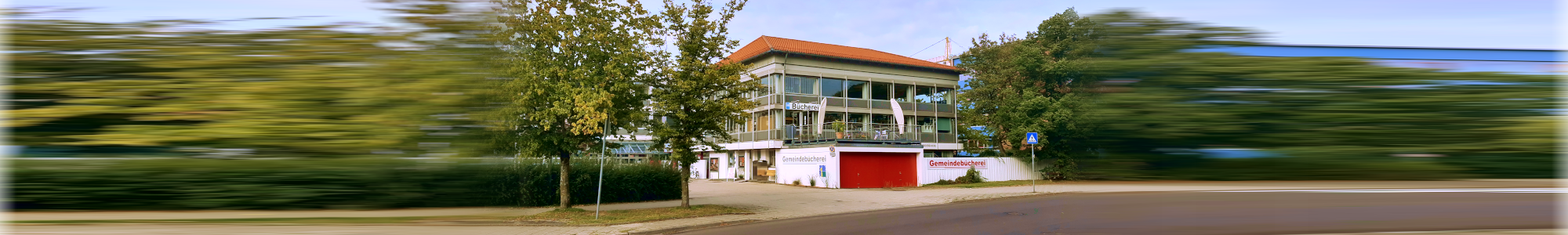
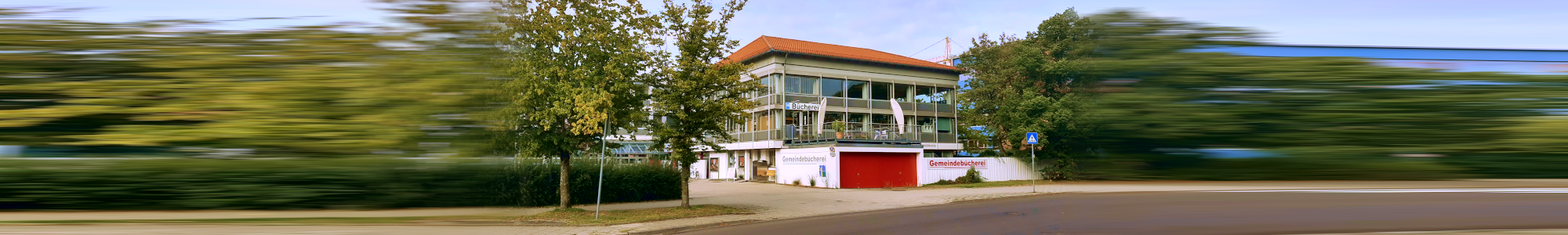
Layers edited between the first and the second 1568px x 235px image:
painted on "Bewegungsunschärfe rechts" over [1551, 0, 1568, 235]
painted on "Bewegungsunschärfe links" over [0, 0, 18, 235]
